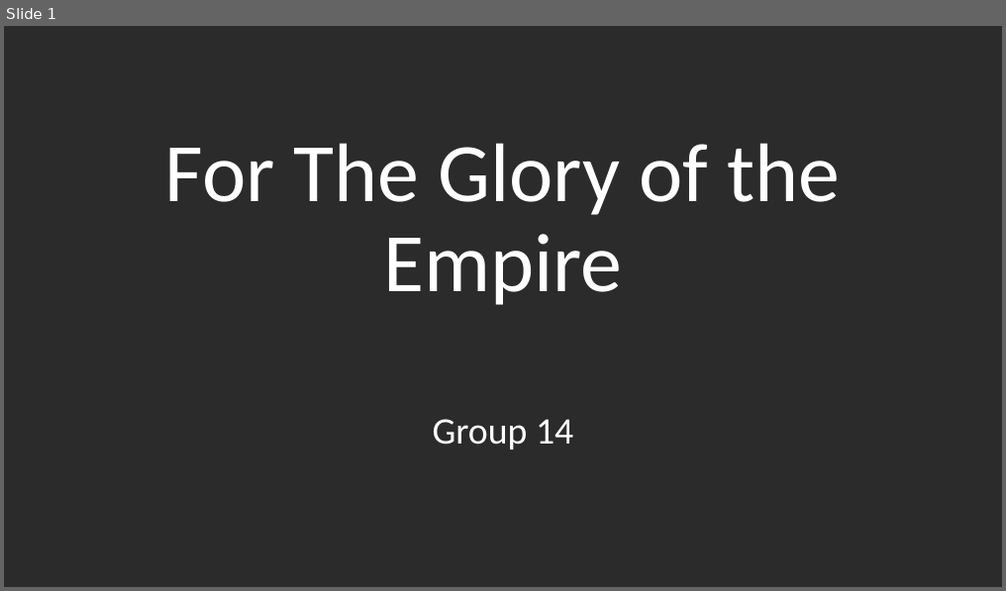
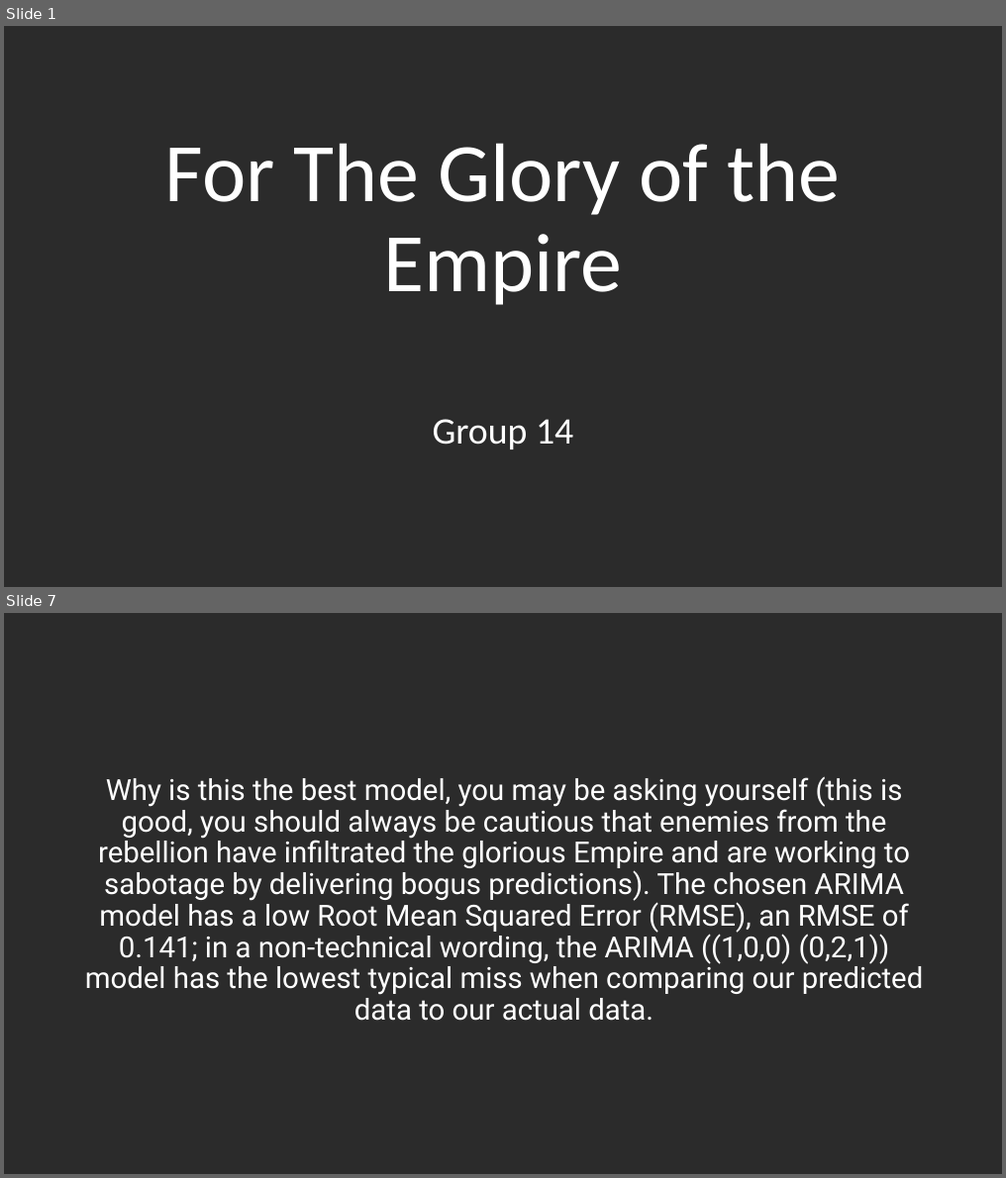
Before and after one commit to DaelynGreene/ForTheGloryOfTheEmpire, a slide deck: For The Glory of the Empire.pptx. Shown one above the other, each under a label of ours: slide 1 before the commit, slides 1 and 7 after it; the slides between them are not shown. The pictures are 1006x591 and 1006x1178 pixels, drawn with LibreOffice and Linux fonts; fonts in the diff are those of the drawing; background and template pictures are left out; a plain dark background stands for a picture behind light text. Boxes give left, top, right and bottom in pixels: in the first picture for what was removed or moved away, otherwise in the second. Text is boxed around its words. In the diff, an @@ line names an element or a change of style, - is before the commit and + after.

Commit message:
made cleaned code (deleted everything we didnt use so i could see where i was breaking things), finalized? the powerpoint, and updated the predictions csv

```diff
--- a/For The Glory of the Empire.pptx
+++ b/For The Glory of the Empire.pptx
@@ slide 7 added at (4,613,1002,1174), background picture (left out) @@
@@ text added at (85,776,924,1021), 28 pt, text #FFFFFF @@
+Why is this the best model, you may be asking yourself (this is good, you should always be cautious that enemies from the rebellion have infiltrated the glorious Empire and are working to sabotage by delivering bogus predictions). The chosen ARIMA model has a low Root Mean Squared Error (RMSE), an RMSE of 0.141; in a non-technical wording, the ARIMA ((1,0,0) (0,2,1)) model has the lowest typical miss when comparing our predicted data to our actual data.
```
Also in this commit, not shown: 9 other slides added, 2 other files.
